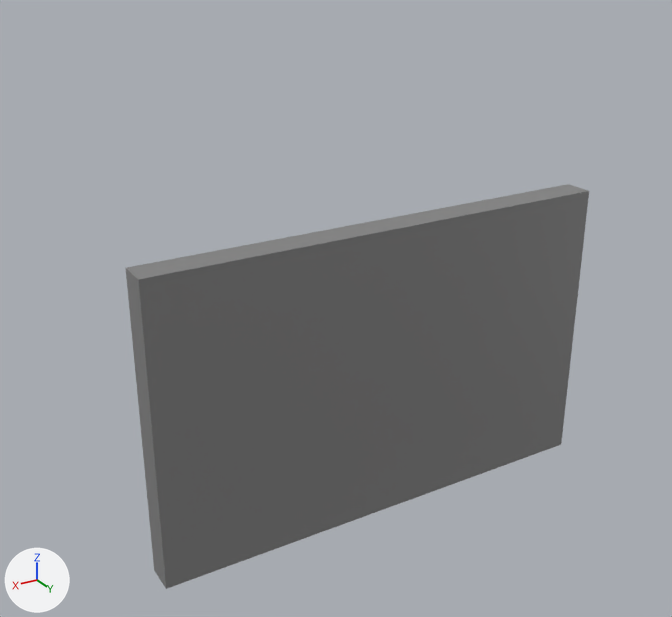
Two versions of the glTF model dcl-billboard/models/billboard.glb, one commit apart.
Camera for both pictures: a 50 mm lens placed at (1.52, 2.24, 1.38), pointed at (0.13, -0.07, 0.23). The axes (+X, +Y, +Z) are drawn at lower left. The lights are the same throughout. Objects named as collision shapes, trigger or cutter boxes, shadow casters or lower levels of detail are left out. Where no turn or scale is listed for an object, it has been applied to the vertices.

The scene before the commit, as lines of its bpy script (objects in view):
```python
mat_material_001 = principled_material('Material.001')
mat_material_001.base_color = (1.0, 1.0, 1.0)  # white #ffffff
me_cube = bpy.data.meshes.new('Cube')
me_cube.from_pydata(...)  # a box spanning x -1.0..1.0, y -1.0..1.0, z -1.0..1.0
me_cube.materials.append(mat_material)  # grey #838383
me_text = bpy.data.meshes.new('Text')
me_text.from_pydata(...)  # 648 vertices, 1276 faces; spans x 0.0..0.239, y 0.0..0.035, z -0.01..0.01
me_text.materials.append(mat_material_001)  # white #ffffff
ob_cube = bpy.data.objects.new('Cube', me_cube)
ob_cube.location = (0.0, 0.0, 0.0)
ob_cube.scale = (0.8, 0.05, 0.5)
ob_text = bpy.data.objects.new('Text', me_text)
ob_text.location = (0.55, -0.05, -0.49)
ob_text.rotation_euler = (1.571, 0.0, 0.0)  # degrees (90, 0, 0)
```
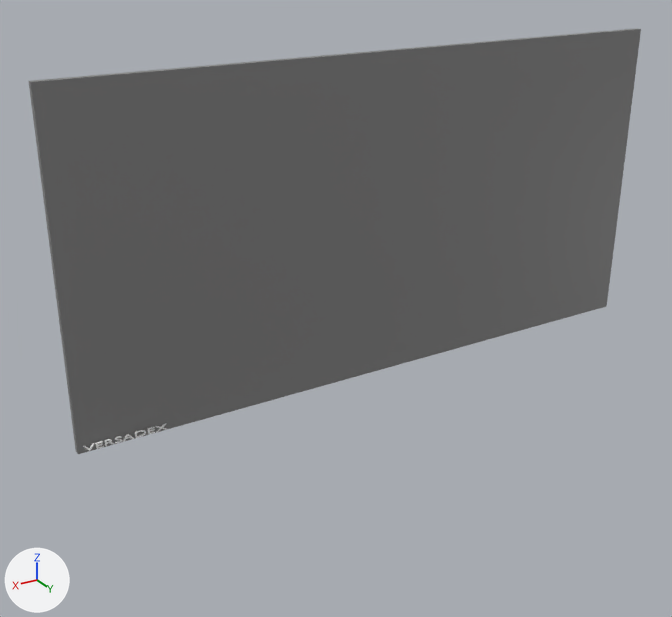
Location of each change, (x1, y1, x2, y2) in pixels of the pictures (672 x 617 px):
'Cube', recoloured, moved, rescaled (32% wider)
    before: (126, 184, 589, 589)
    after: (29, 28, 641, 454)
'Text', recoloured, moved, rescaled (not visible before)
    after: (83, 423, 167, 451)

Edits to the bpy script that builds the scene:
```text
Change mat_material_001:
    mat_material_001.base_color: (1.0, 1.0, 1.0) -> (0.227, 0.227, 0.227)  # white #ffffff -> grey #838383
Change me_cube:
    where me_cube.from_pydata(...)  # 8 vertices, 12 faces; spans x -1.0..1.0, y -1.0..1.0, z -1.0..1.0
    remove me_cube.materials.append(mat_material)  # grey #838383
    add me_cube.materials.append(mat_material_001)  # grey #838383
Change ob_cube:
    ob_cube.location: (0.0, 0.0, 0.0) -> (0.0, 0.0, 0.515)
    ob_cube.scale: (0.8, 0.05, 0.5) -> (1.0, 0.01, 0.5)
Change ob_text:
    ob_text.location: (0.55, -0.05, -0.49) -> (0.986, 2.419, -0.978)
    ob_text.scale: (1.0, 1.0, 1.0) -> (-1.0, 1.0, 25.0)
```
